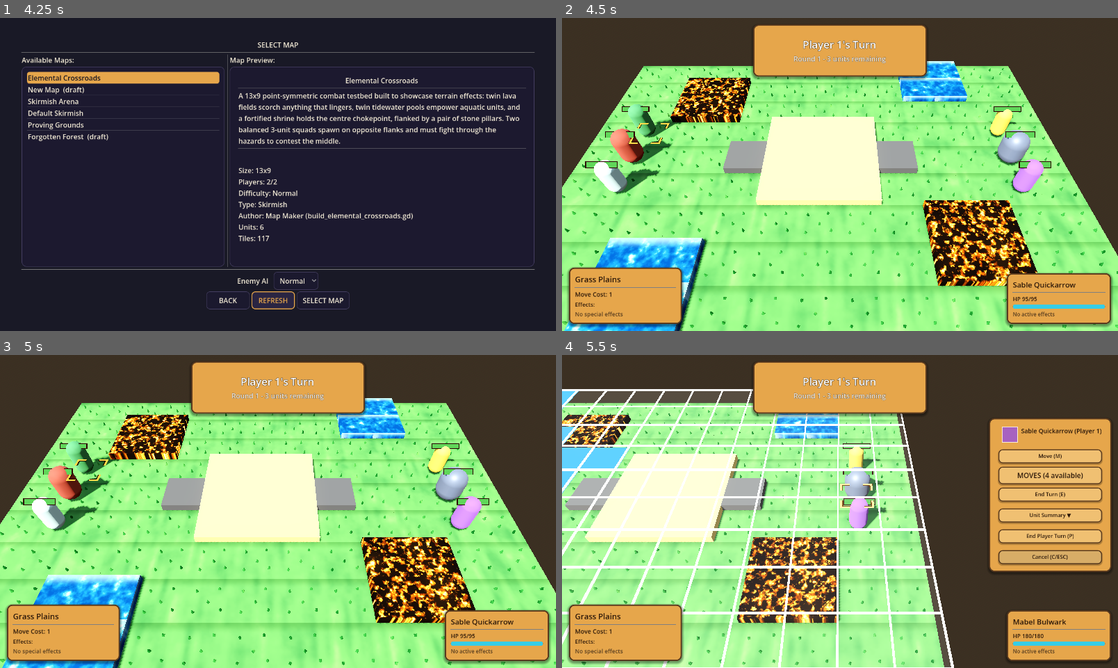
Above: before the commit, frames 1-4 (two rows, left to right).
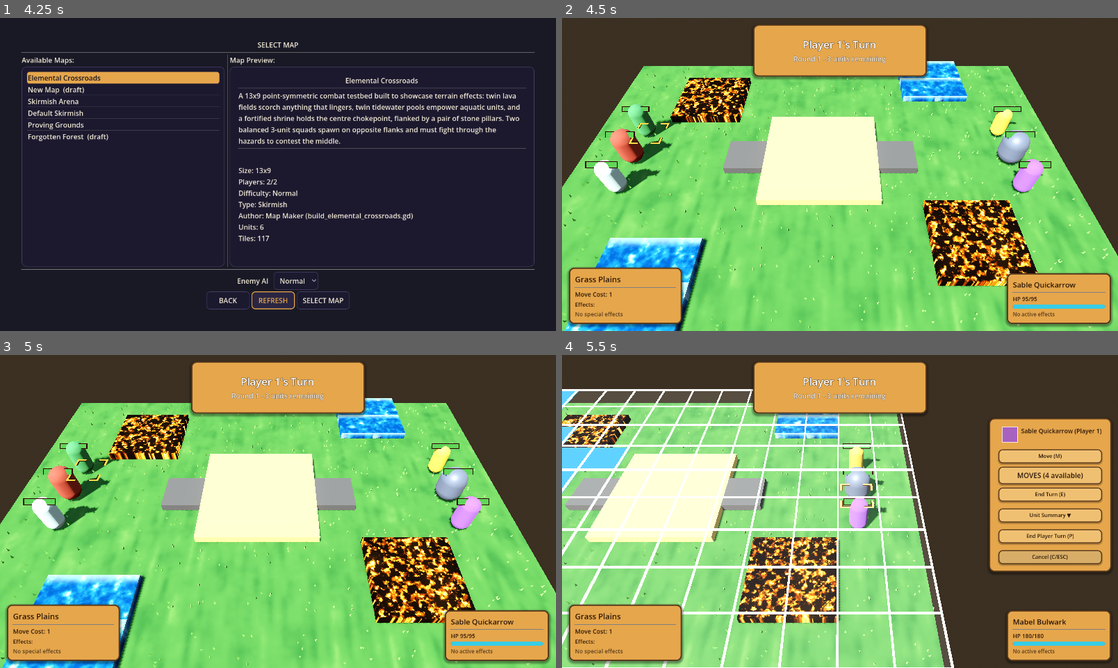
Above: after the commit, the same moments.

Repository: K-ennethA/Conquest
Game: Godot game, scene res://menus/MainMenu.tscn
The game is run twice, just before and just after one commit, with the same random seed, the same clock (stepped at 60 frames per second) and the same inputs.
Inputs (mouse positions are in pixels of both pictures, inside the frame that each line leads up to):
- Up to frame 1 (4.25 s): click "Single Player" at 0.5 s; click "Traditional Turn System" at 1.25 s; click "Normal" at 2 s; click "Normal" at 2.75 s; click "REFRESH" at 3.5 s
- Up to frame 2 (4.5 s): click "SELECT MAP" at 4.25 s
- Up to frame 3 (5 s): no input
- Up to frame 4 (5.5 s): tap Enter (ui_accept) at 5, 5.27 s; move the mouse to (962, 495) at 5.02 s; hold Right (ui_right) from 5.03 s (still down); hold Shift from 5.03 s (still down); click (962, 495) at 5.17 s

Frame 1 is identical in both runs. In frame 2, 42% of the frame differs, in the area x 0-100%, y 15-100%; in frame 3, 42%; in frame 4, 24%.

Commit message:
feat(tiles): low-poly faceted grass tile (chunky stylized look)
First working piece of the low-poly tile direction. A LowPolyTileBuilder node under
the grass tile procedurally builds, at load:
 * a faceted GRASS CAP -> replaces the flat box on the sibling MeshInstance3D, so
   tile.gd's green stylized_grass shader colours it (green + highlightable kept);
   we only swap geometry, never the material. Perimeter pinned flat at y=0.10
   (== UNIT_GROUND_Y) so tiles tile seamlessly and units stay grounded.
 * a vertex-coloured, flat-shaded DIRT base + rocks + grass tufts on a child node
   (the chunky diorama edge).

Faceting = per-face normals (no shared verts). Variation is deterministic (LCG
seeded from world XZ; no Math.random/Time).

KEY FIX vs the reverted first attempt: triangle winding. Godot's front face is the
opposite winding from what the normal-alignment produced, so the caps were entirely
back-face culled (you saw through to the dark dirt). _tri now reverses the winding
while keeping the normal want-ward -- caps render green and faceted. Verified by
screenshot (cap-only, then full).

Applies to grass_plains for now; the other forest tiles (tall grass, dirt, sacred
meadow, tree base) reuse the same builder next.

Suite: 558 passing, 3 known collaborative-lobby failures.

Co-Authored-By: Claude Opus 4.8 <noreply@anthropic.com>

Diff:
--- /dev/null
+++ b/tile_objects/tiles/lowpoly/LowPolyTileBuilder.gd
@@ -0,0 +1,253 @@
+@tool
+extends Node3D
+class_name LowPolyTileBuilder
+
+## Chunky low-poly forest tile. A helper node under a tile scene that, at load,
+## builds faceted geometry for the grass-on-dirt block look:
+##   * CAP  -> replaces the sibling "MeshInstance3D" box mesh with a faceted grass
+##            cap. That MeshInstance3D is the surface tile.gd drives with the tile's
+##            material (the green stylized_grass shader), so the cap renders GREEN
+##            and stays highlightable -- we only swap its GEOMETRY, never its material.
+##   * DIRT base + ROCKS + grass TUFTS -> one vertex-coloured, flat-shaded ArrayMesh
+##            on a child node, so the sides read as a chunky diorama block at edges.
+##
+## Flat/faceted: each triangle carries its own face normal (verts are not shared
+## across faces). Variation is DETERMINISTIC (an LCG seeded from the tile's world
+## XZ) -- no Math.random / Time, so the board never flickers.
+
+enum Style { GRASS, TALL_GRASS, DIRT, MEADOW, TREE }
+@export var style: Style = Style.GRASS
+
+const HALF: float = 1.0
+const CAP_TOP: float = 0.10        # walkable surface == UNIT_GROUND_Y
+const CAP_LIP: float = -0.05       # cap skirt bottom (slight overhang lip)
+const DIRT_TOP: float = 0.02
+const DIRT_BOTTOM: float = -0.7
+const DIRT_HALF: float = 0.94      # inset so the green cap overhangs the dirt
+
+const DIRT_COLOR: Color = Color(0.82, 0.55, 0.35, 1.0)   # warm tan (like the ref)
+const DIRT_DARK: Color = Color(0.66, 0.42, 0.26, 1.0)
+const ROCK_COLOR: Color = Color(0.86, 0.86, 0.83, 1.0)   # light stone
+const TUFT_COLOR: Color = Color(0.42, 0.78, 0.30, 1.0)
+
+var _rng: int = 1
+static var _decor_mat: StandardMaterial3D = null
+
+
+func _ready() -> void:
+	_rng = (_seed() | 1) & 0x7fffffff
+
+	var cap := get_node_or_null("../MeshInstance3D") as MeshInstance3D
+	if cap != null:
+		cap.mesh = _build_cap()
+		cap.rotation = Vector3(0.0, deg_to_rad(90.0 * float(_seed() % 4)), 0.0)
+
+	var decor := get_node_or_null("Decor") as MeshInstance3D
+	if decor == null:
+		decor = MeshInstance3D.new()
+		decor.name = "Decor"
+		add_child(decor)
+	decor.mesh = _build_decor()
+	decor.material_override = _get_decor_mat()
+
+
+# --- Deterministic RNG ------------------------------------------------------
+
+func _seed() -> int:
+	var ix: int = int(round(global_position.x))
+	var iz: int = int(round(global_position.z))
+	var h: int = (ix * 73856093) ^ (iz * 19349663)
+	return absi(h) % 1000000 + 1
+
+func _rand() -> float:
+	_rng = (_rng * 1103515245 + 12345) & 0x7fffffff
+	return float(_rng) / float(0x7fffffff)
+
+func _rand_range(lo: float, hi: float) -> float:
+	return lo + (hi - lo) * _rand()
+
+
+# --- Cap (faceted grass top; coloured GREEN by the sibling's shader material) --
+
+func _build_cap() -> ArrayMesh:
+	var v := PackedVector3Array()
+	var n := PackedVector3Array()
+	var subdiv: int = 4
+
+	# Top grid: perimeter pinned flat at CAP_TOP (seamless tiling), interior jittered.
+	var pts: Array = []
+	for iz in range(subdiv + 1):
+		var row: Array = []
+		for ix in range(subdiv + 1):
+			var fx: float = -HALF + 2.0 * HALF * float(ix) / float(subdiv)
+			var fz: float = -HALF + 2.0 * HALF * float(iz) / float(subdiv)
+			var y: float = CAP_TOP
+			if ix != 0 and ix != subdiv and iz != 0 and iz != subdiv:
+				y = CAP_TOP + _cap_jitter(ix, iz)
+			row.append(Vector3(fx, y, fz))
+		pts.append(row)
+
+	for iz in range(subdiv):
+		for ix in range(subdiv):
+			var p00: Vector3 = pts[iz][ix]
+			var p10: Vector3 = pts[iz][ix + 1]
+			var p11: Vector3 = pts[iz + 1][ix + 1]
+			var p01: Vector3 = pts[iz + 1][ix]
+			_tri(v, n, null, p00, p11, p10, Vector3.UP, Color.WHITE)   # top faces UP
+			_tri(v, n, null, p00, p01, p11, Vector3.UP, Color.WHITE)
+
+	# Skirt: from the flat perimeter (CAP_TOP) down to CAP_LIP, facing outward.
+	var corners := [
+		Vector3(-HALF, CAP_TOP, -HALF), Vector3(HALF, CAP_TOP, -HALF),
+		Vector3(HALF, CAP_TOP, HALF), Vector3(-HALF, CAP_TOP, HALF)
+	]
+	for i in range(4):
+		var t0: Vector3 = corners[i]
+		var t1: Vector3 = corners[(i + 1) % 4]
+		var b0 := Vector3(t0.x, CAP_LIP, t0.z)
+		var b1 := Vector3(t1.x, CAP_LIP, t1.z)
+		var outward := ((t0 + t1) * 0.5).normalized()
+		outward.y = 0.0
+		_tri(v, n, null, t0, t1, b1, outward, Color.WHITE)
+		_tri(v, n, null, t0, b1, b0, outward, Color.WHITE)
+
+	return _mesh(v, n, null)
+
+
+func _cap_jitter(ix: int, iz: int) -> float:
+	var h: int = (ix * 911) ^ (iz * 677)
+	h = (h ^ (h >> 5)) * 2654435761
+	var f: float = float(absi(h) % 1000) / 1000.0
+	return -0.015 + f * 0.045
+
+
+# --- Decoration (dirt base + rocks + tufts), vertex-coloured ----------------
+
+func _build_decor() -> ArrayMesh:
+	var v := PackedVector3Array()
+	var n := PackedVector3Array()
+	var c := PackedColorArray()
+
+	# Dirt base: a faceted box from DIRT_TOP down to DIRT_BOTTOM, inset under the cap.
+	var d := DIRT_HALF
+	var top := DIRT_TOP
+	var bot := DIRT_BOTTOM
+	var corners_top := [
+		Vector3(-d, top, -d), Vector3(d, top, -d), Vector3(d, top, d), Vector3(-d, top, d)]
+	var corners_bot := [
+		Vector3(-d, bot, -d), Vector3(d, bot, -d), Vector3(d, bot, d), Vector3(-d, bot, d)]
+	for i in range(4):
+		var t0: Vector3 = corners_top[i]
+		var t1: Vector3 = corners_top[(i + 1) % 4]
+		var b0: Vector3 = corners_bot[i]
+		var b1: Vector3 = corners_bot[(i + 1) % 4]
+		var outward := ((t0 + t1) * 0.5)
+		outward.y = 0.0
+		outward = outward.normalized()
+		var shade: Color = DIRT_COLOR if (i % 2 == 0) else DIRT_DARK
+		_tri(v, n, c, t0, t1, b1, outward, shade)
+		_tri(v, n, c, t0, b1, b0, outward, shade)
+	# Dirt bottom cap (so it's solid from below at edges).
+	_tri(v, n, c, corners_bot[0], corners_bot[1], corners_bot[2], Vector3.DOWN, DIRT_DARK)
+	_tri(v, n, c, corners_bot[0], corners_bot[2], corners_bot[3], Vector3.DOWN, DIRT_DARK)
+
+	# Rocks on the dirt sides.
+	var rock_count: int = 3
+	for r in range(rock_count):
+		var side: int = int(_rand() * 4.0) % 4
+		var along: float = _rand_range(-0.6, 0.6)
+		var yy: float = _rand_range(-0.45, -0.1)
+		var pos := Vector3.ZERO
+		match side:
+			0: pos = Vector3(along, yy, -d)
+			1: pos = Vector3(d, yy, along)
+			2: pos = Vector3(along, yy, d)
+			_: pos = Vector3(-d, yy, along)
+		_add_rock(v, n, c, pos, _rand_range(0.12, 0.2))
+
+	# Grass tufts poking up above the cap.
+	var tuft_count: int = 5
+	if style == Style.TALL_GRASS:
+		tuft_count = 9
+	for t in range(tuft_count):
+		var bx := _rand_range(-0.7, 0.7)
+		var bz := _rand_range(-0.7, 0.7)
+		var th := _rand_range(0.14, 0.24)
+		if style == Style.TALL_GRASS:
+			th = _rand_range(0.4, 0.6)
+		_add_tuft(v, n, c, Vector3(bx, CAP_TOP, bz), th)
+
+	return _mesh(v, n, c)
+
+
+func _add_rock(v: PackedVector3Array, n: PackedVector3Array, c: PackedColorArray, center: Vector3, s: float) -> void:
+	# A little faceted octahedron.
+	var top := center + Vector3(0, s, 0)
+	var bot := center + Vector3(0, -s, 0)
+	var ring := [
+		center + Vector3(s, 0, 0), center + Vector3(0, 0, s),
+		center + Vector3(-s, 0, 0), center + Vector3(0, 0, -s)]
+	for i in range(4):
+		var a: Vector3 = ring[i]
+		var b: Vector3 = ring[(i + 1) % 4]
+		_tri(v, n, c, top, a, b, (((top + a + b) / 3.0) - center), ROCK_COLOR)
+		_tri(v, n, c, bot, b, a, (((bot + a + b) / 3.0) - center), ROCK_COLOR)
+
+
+func _add_tuft(v: PackedVector3Array, n: PackedVector3Array, c: PackedColorArray, base: Vector3, h: float) -> void:
+	# A thin tapered 3-sided spike.
+	var w: float = 0.05
+	var tip := base + Vector3(_rand_range(-0.03, 0.03), h, _rand_range(-0.03, 0.03))
+	var b0 := base + Vector3(-w, 0, -w * 0.5)
+	var b1 := base + Vector3(w, 0, -w * 0.5)
+	var b2 := base + Vector3(0, 0, w)
+	_tri(v, n, c, b0, b1, tip, Vector3(0, 0, -1), TUFT_COLOR)
+	_tri(v, n, c, b1, b2, tip, Vector3(1, 0, 1).normalized(), TUFT_COLOR)
+	_tri(v, n, c, b2, b0, tip, Vector3(-1, 0, 1).normalized(), TUFT_COLOR)
+
+
+# --- Mesh helpers -----------------------------------------------------------
+
+## Append one flat triangle, winding so its normal points toward [param want].
+func _tri(v: PackedVector3Array, n: PackedVector3Array, c, a: Vector3, b: Vector3, d: Vector3, want: Vector3, col: Color) -> void:
+	var nrm: Vector3 = (b - a).cross(d - a)
+	if nrm.length_squared() < 0.000000001:
+		nrm = want
+	else:
+		nrm = nrm.normalized()
+	var bb: Vector3 = b
+	var dd: Vector3 = d
+	if nrm.dot(want) < 0.0:
+		nrm = -nrm
+	else:
+		# Reverse the winding so the visible (front) face is the side the normal
+		# points toward, under Godot's front-face convention. Normal stays = want-ward.
+		bb = d
+		dd = b
+	v.append(a); v.append(bb); v.append(dd)
+	n.append(nrm); n.append(nrm); n.append(nrm)
+	if c != null:
+		c.append(col); c.append(col); c.append(col)
+
+
+func _mesh(v: PackedVector3Array, n: PackedVector3Array, c) -> ArrayMesh:
+	var m := ArrayMesh.new()
+	if v.size() == 0:
+		return m
+	var arrays: Array = []
+	arrays.resize(Mesh.ARRAY_MAX)
+	arrays[Mesh.ARRAY_VERTEX] = v
+	arrays[Mesh.ARRAY_NORMAL] = n
+	if c != null:
+		arrays[Mesh.ARRAY_COLOR] = c
+	m.add_surface_from_arrays(Mesh.PRIMITIVE_TRIANGLES, arrays)
+	return m
+
+
+func _get_decor_mat() -> StandardMaterial3D:
+	if _decor_mat == null:
+		_decor_mat = StandardMaterial3D.new()
+		_decor_mat.vertex_color_use_as_albedo = true
+		_decor_mat.roughness = 1.0
+		_decor_mat.metallic = 0.0
+	return _decor_mat
--- a/tile_objects/tiles/scenes/forest/grass_tile.tscn
+++ b/tile_objects/tiles/scenes/forest/grass_tile.tscn
@@ -1,22 +1,15 @@
-[gd_scene load_steps=8 format=3]
+[gd_scene load_steps=7 format=3]
 
 [ext_resource type="Script" uid="uid://go2opykivdsx" path="res://tile_objects/tiles/tile.gd" id="1_tile"]
 [ext_resource type="Resource" path="res://game/tiles/resources/forest/grass_plains.tres" id="2_res"]
 [ext_resource type="Material" uid="uid://c0grasstile001" path="res://tile_objects/tiles/materials/stylized_grass_material.tres" id="3_grass"]
-[ext_resource type="Material" uid="uid://c0foliage00001" path="res://tile_objects/tiles/materials/stylized_foliage_material.tres" id="4_foliage"]
+[ext_resource type="Script" path="res://tile_objects/tiles/lowpoly/LowPolyTileBuilder.gd" id="4_lp"]
 
 [sub_resource type="BoxMesh" id="BoxMesh_base"]
 size = Vector3(2, 0.2, 2)
 
 [sub_resource type="BoxShape3D" id="BoxShape3D_base"]
 size = Vector3(2, 0.2, 2)
-
-[sub_resource type="CylinderMesh" id="CylinderMesh_tuft"]
-top_radius = 0.02
-bottom_radius = 0.07
-height = 0.2
-radial_segments = 4
-rings = 1
 
 [node name="GrassTile" type="Node3D"]
 script = ExtResource("1_tile")
@@ -31,30 +24,6 @@
 [node name="CollisionShape3D" type="CollisionShape3D" parent="StaticBody3D"]
 shape = SubResource("BoxShape3D_base")
 
-[node name="GrassVisual" type="Node3D" parent="."]
-transform = Transform3D(1, 0, 0, 0, 1, 0, 0, 0, 1, 0, 0.1, 0)
-
-[node name="Tuft1" type="MeshInstance3D" parent="GrassVisual"]
-transform = Transform3D(0.866, 0, -0.5, 0, 1, 0, 0.5, 0, 0.866, -0.5, 0.1, -0.4)
-mesh = SubResource("CylinderMesh_tuft")
-material_override = ExtResource("4_foliage")
-
-[node name="Tuft2" type="MeshInstance3D" parent="GrassVisual"]
-transform = Transform3D(0.7071, 0, 0.7071, 0, 0.85, 0, -0.7071, 0, 0.7071, 0.45, 0.085, -0.5)
-mesh = SubResource("CylinderMesh_tuft")
-material_override = ExtResource("4_foliage")
-
-[node name="Tuft3" type="MeshInstance3D" parent="GrassVisual"]
-transform = Transform3D(0.4226, 0, -0.9063, 0, 1, 0, 0.9063, 0, 0.4226, 0.6, 0.1, 0.45)
-mesh = SubResource("CylinderMesh_tuft")
-material_override = ExtResource("4_foliage")
-
-[node name="Tuft4" type="MeshInstance3D" parent="GrassVisual"]
-transform = Transform3D(0.9397, 0, 0.342, 0, 0.9, 0, -0.342, 0, 0.9397, -0.55, 0.09, 0.55)
-mesh = SubResource("CylinderMesh_tuft")
-material_override = ExtResource("4_foliage")
-
-[node name="Tuft5" type="MeshInstance3D" parent="GrassVisual"]
-transform = Transform3D(0.1736, 0, -0.9848, 0, 0.95, 0, 0.9848, 0, 0.1736, 0.05, 0.095, 0.1)
-mesh = SubResource("CylinderMesh_tuft")
-material_override = ExtResource("4_foliage")
+[node name="LowPoly" type="Node3D" parent="."]
+script = ExtResource("4_lp")
+style = 0
Not shown, added: tile_objects/tiles/lowpoly/LowPolyTileBuilder.gd.uid
